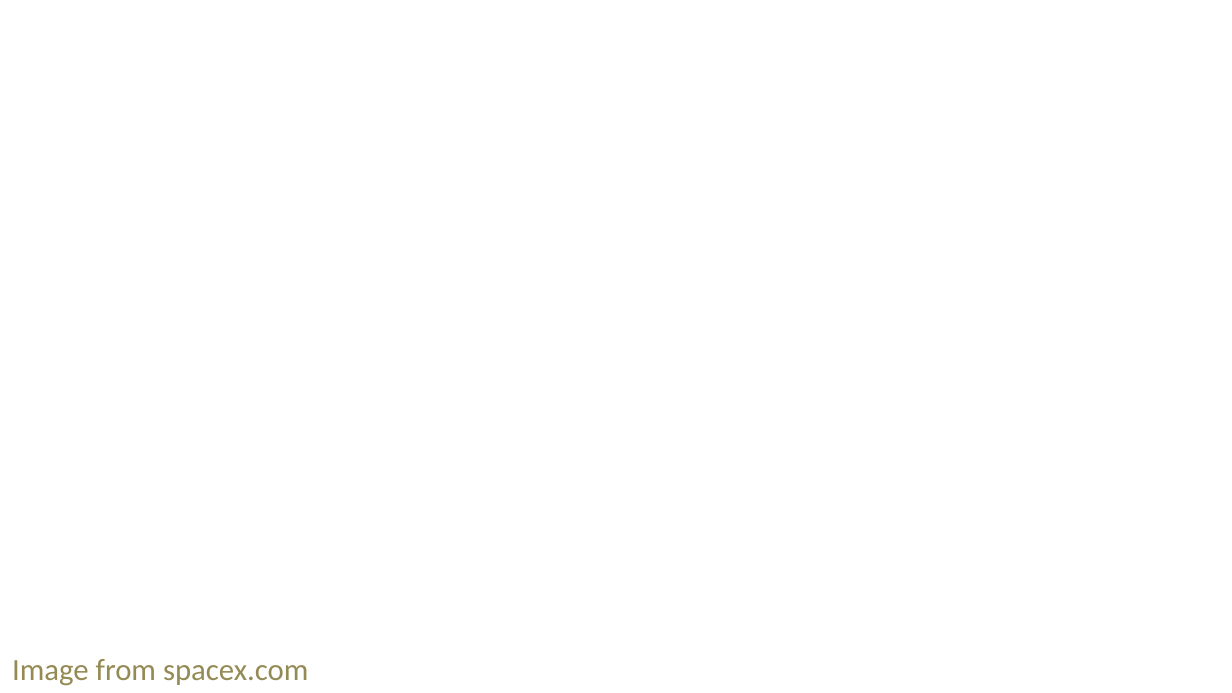
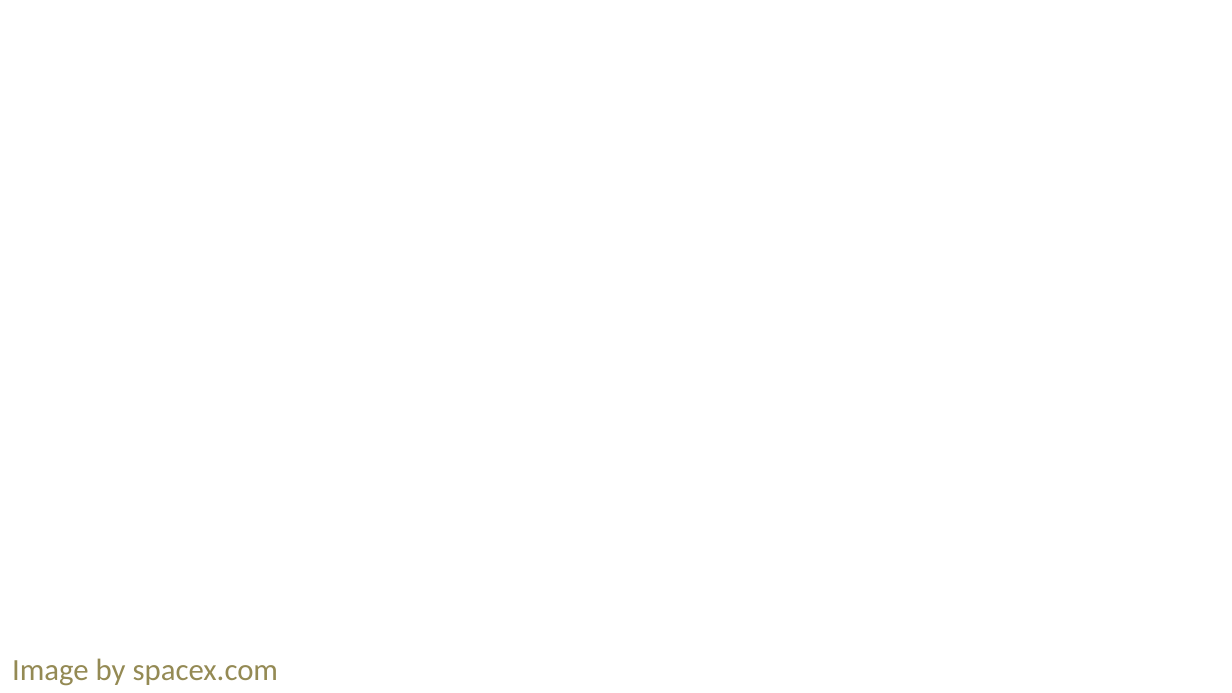
Before and after one commit to boydm/presentations, a slide deck: slide 1 of fmx_2015.16x9.pptx. Drawn at 1232x693 pixels with LibreOffice and Linux fonts; fonts in the diff are those of the drawing; background and template pictures are left out. Boxes give left, top, right and bottom in pixels: in the first picture for what was removed or moved away, otherwise in the second. Text is boxed around its words. In the diff, an @@ line names an element or a change of style, - is before the commit and + after.

```diff
--- a/fmx_2015.16x9.pptx
+++ b/fmx_2015.16x9.pptx
@@ text at <box>12,658,278,686</box>: text changed @@
-Image from spacex.com
+Image by spacex.com
```
Also in this commit, not shown: 2 other slides changed, 2 slides added, 3 slides removed.
